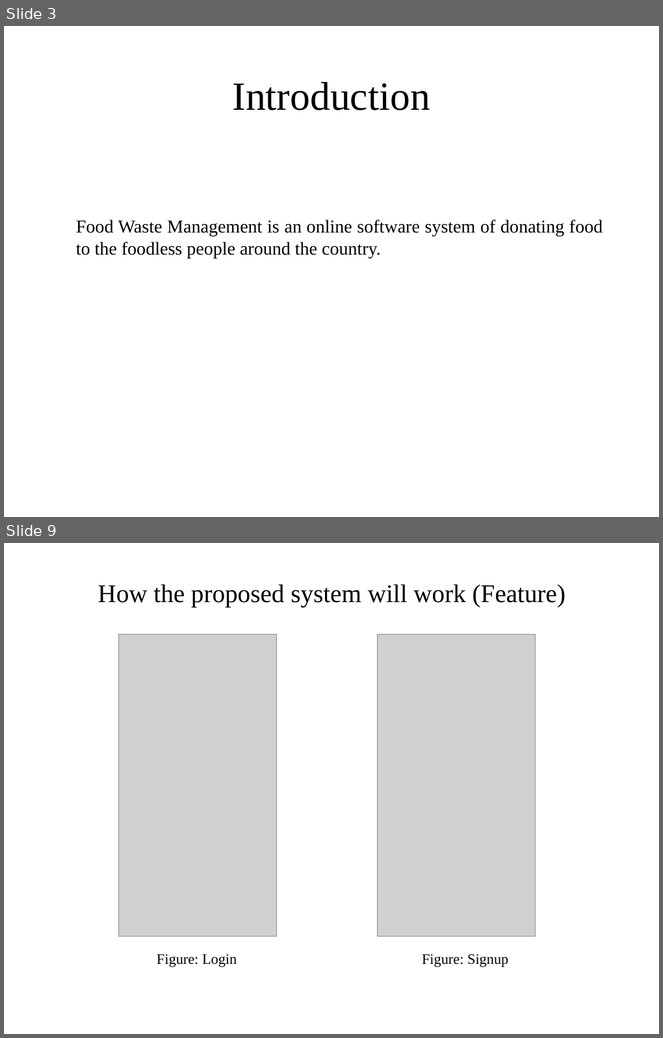
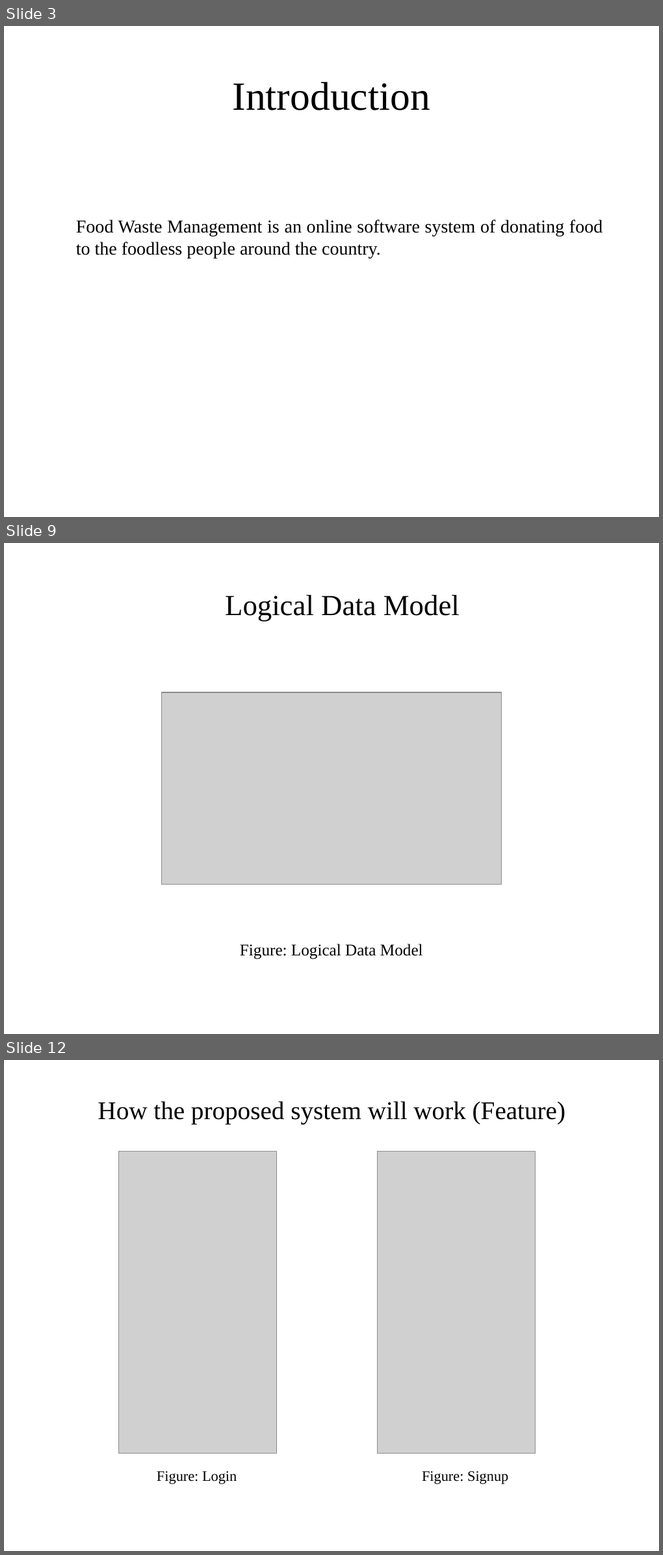
Before and after one commit to RedwanSharafatKabir/DonateUs, a slide deck: Donate Us Files/food waste management.pptx. Shown one above the other, each under a label of ours: slides 3 and 9 before the commit, slides 3, 9 and 12 after it; the slides between them are not shown. The pictures are 663x1038 and 663x1555 pixels, drawn with LibreOffice and Linux fonts; fonts in the diff are those of the drawing; grey boxes stand for pictures. Boxes give left, top, right and bottom in pixels: in the first picture for what was removed or moved away, otherwise in the second. Text is boxed around its words. In the diff, an @@ line names an element or a change of style, - is before the commit and + after.

```diff
--- a/Donate Us Files/food waste management.pptx
+++ b/Donate Us Files/food waste management.pptx
@@ slide 9 added at bbox=[4, 543, 659, 1034], background #FFFFFF @@
@@ title added at bbox=[225, 595, 460, 622], 32 pt, text #000000 @@
+Logical Data Model
@@ picture added at bbox=[162, 693, 502, 885] @@
@@ text added at bbox=[240, 944, 423, 960], 18 pt, text #000000 @@
+Figure: Logical Data Model
@@ what was slide 9 is now slide 12 @@
```
Also in this commit, not shown: 6 slides changed, 4 other slides added, 1 slide removed, 31 other files.
